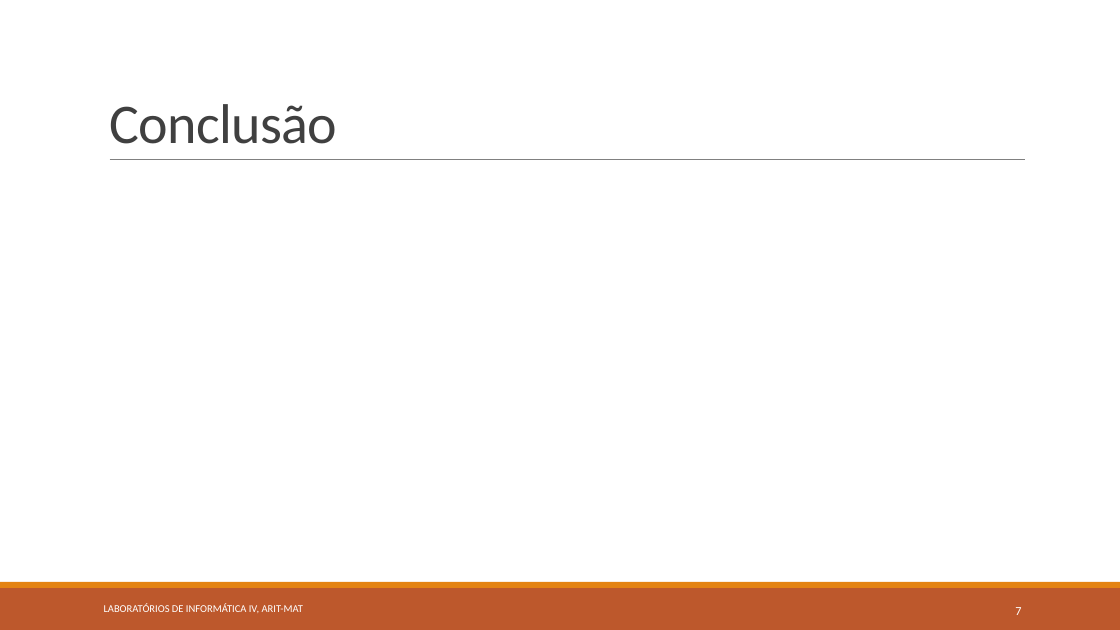
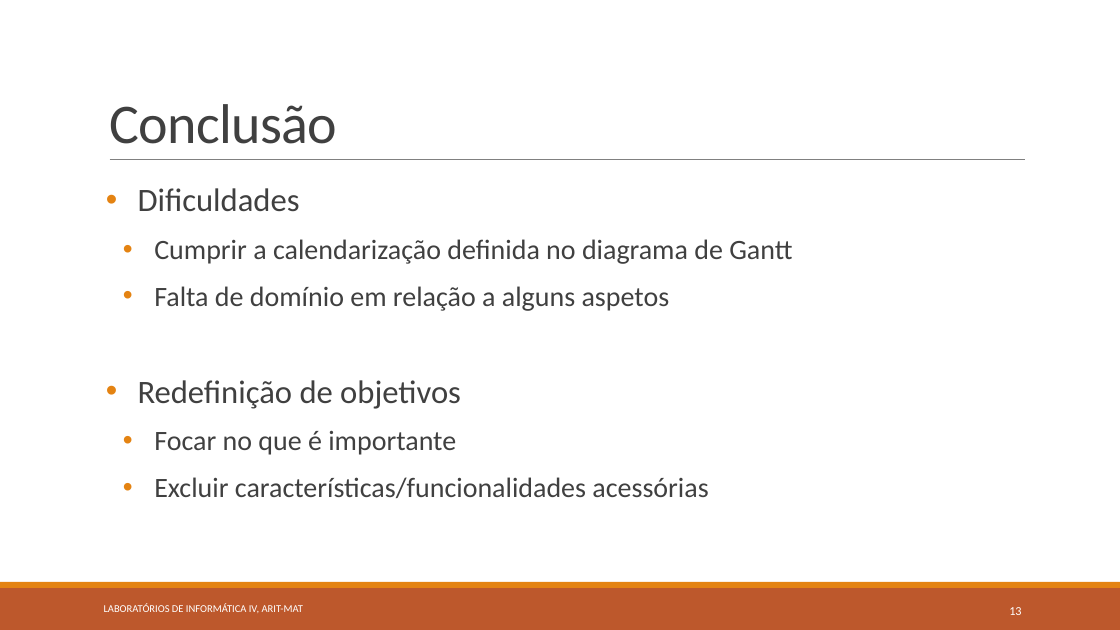
Before and after one commit to BrunoTorres/LI4, a slide deck: slide 13 of Apresentação/ARIT-MAT-Fase-2.pptx (slide 7 before the commit). Drawn at 1120x630 pixels with LibreOffice and Linux fonts; fonts in the diff are those of the drawing. Boxes give left, top, right and bottom in pixels: in the first picture for what was removed or moved away, otherwise in the second. Text is boxed around its words. In the diff, an @@ line names an element or a change of style, - is before the commit and + after.

```diff
--- a/Apresentação/ARIT-MAT-Fase-2.pptx
+++ b/Apresentação/ARIT-MAT-Fase-2.pptx
@@ text added at (138,188,792,498), 24 pt, text #404040 @@
+  • Dificuldades
+    • Cumprir a calendarização definida no diagrama de Gantt
+    • Falta de domínio em relação a alguns aspetos
+  • Redefinição de objetivos
+    • Focar no que é importante
+    • Excluir características/funcionalidades acessórias
@@ page number at (1009,607,1021,615): text changed @@
-7
+13
```
Also in this commit, not shown: 2 other slides changed, 6 slides added, 1 other file.
